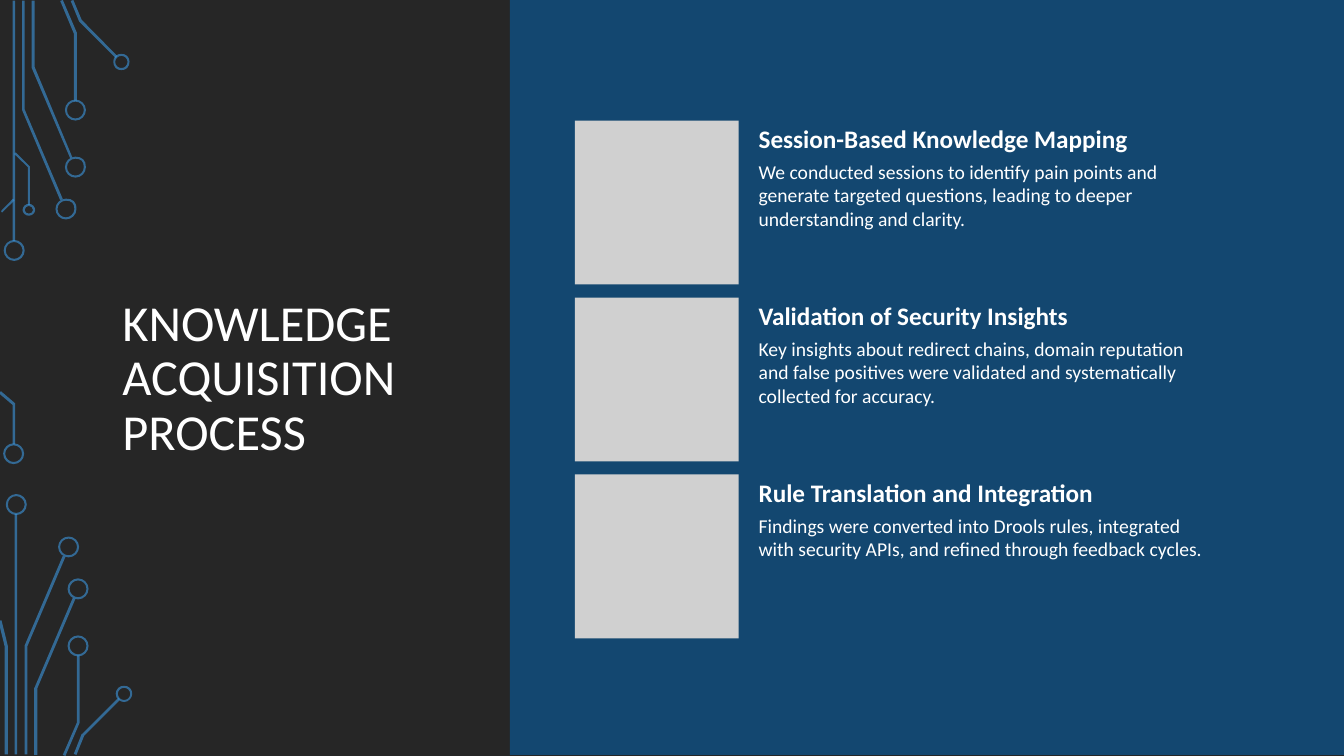
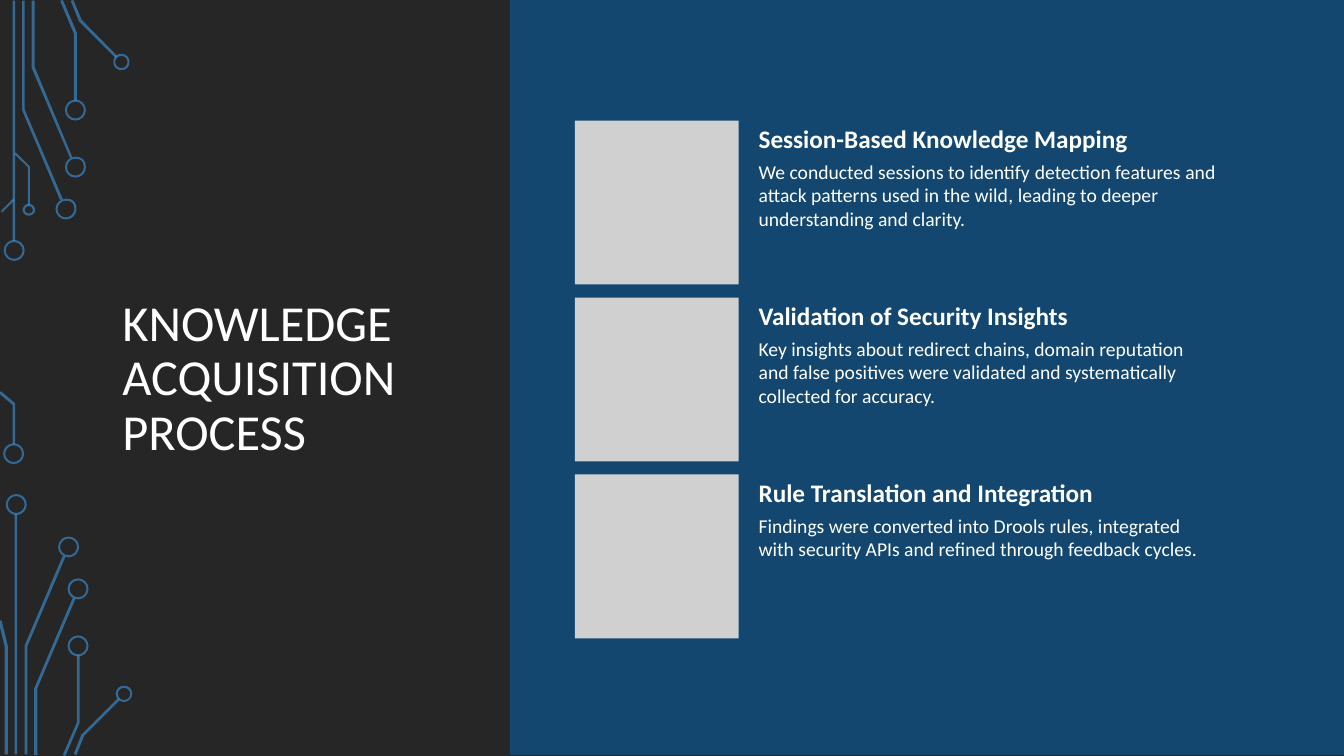
Before and after one commit to Phish-N-Chips25/docs, a slide deck: slide 5 of preliminary-report/isep_meia_2025_preliminary-report_pitch.pptx. Drawn at 1344x756 pixels with LibreOffice and Linux fonts; fonts in the diff are those of the drawing; grey boxes stand for pictures; background and template pictures are left out. Boxes give left, top, right and bottom in pixels: in the first picture for what was removed or moved away, otherwise in the second. Text is boxed around its words. In the diff, an @@ line names an element or a change of style, - is before the commit and + after.

Commit message:
Small changes, nothing substancial

```diff
--- a/preliminary-report/isep_meia_2025_preliminary-report_pitch.pptx
+++ b/preliminary-report/isep_meia_2025_preliminary-report_pitch.pptx
@@ text at box(759, 165, 1215, 230): text changed @@
-We conducted sessions to identify pain points and generate targeted questions, leading to deeper understanding and clarity.
+We conducted sessions to identify detection features and attack patterns used in the wild, leading to deeper understanding and clarity.
@@ text at box(759, 519, 1197, 560): text changed @@
-Findings were converted into Drools rules, integrated with security APIs, and refined through feedback cycles.
+Findings were converted into Drools rules, integrated with security APIs and refined through feedback cycles.
```
